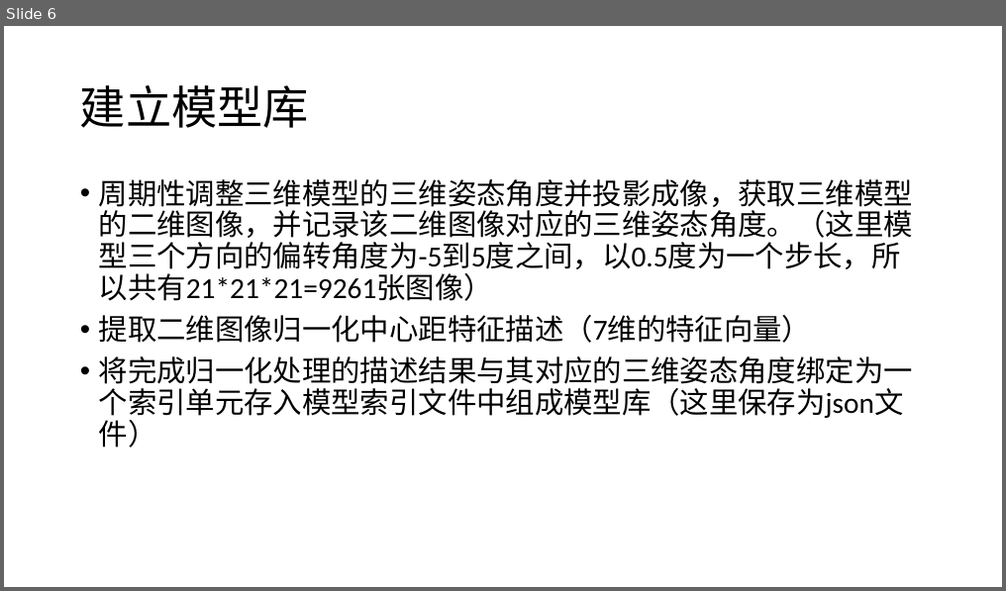
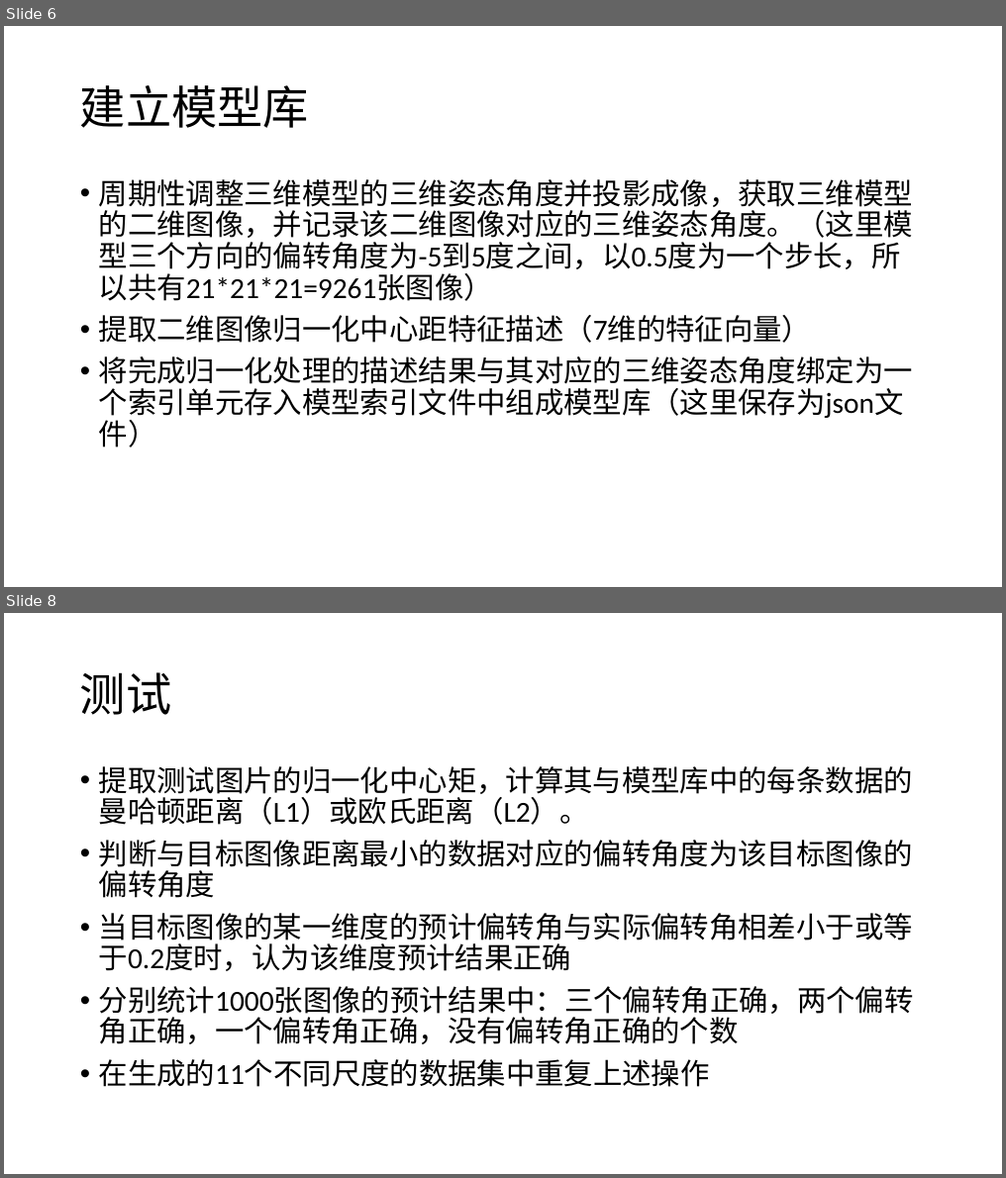
Before and after one commit to cszfz/opencv_test, a slide deck: file/归一化中心矩.pptx. Shown one above the other, each under a label of ours: slide 6 before the commit, slides 6 and 8 after it; the slides between them are not shown. The pictures are 1006x591 and 1006x1178 pixels, drawn with LibreOffice and Linux fonts; fonts in the diff are those of the drawing. Boxes give left, top, right and bottom in pixels: in the first picture for what was removed or moved away, otherwise in the second. Text is boxed around its words. In the diff, an @@ line names an element or a change of style, - is before the commit and + after.

```diff
--- a/file/归一化中心矩.pptx
+++ b/file/归一化中心矩.pptx
@@ slide 8 added at [4,613,1002,1174], background #FFFFFF @@
@@ title added at [80,672,171,715], 44 pt, text #000000 @@
+测试
@@ text added at [99,766,914,1087], 28 pt, text #000000 @@
+• 提取测试图片的归一化中心矩，计算其与模型库中的每条数据的曼哈顿距离（L1）或欧氏距离（L2）。
+• 判断与目标图像距离最小的数据对应的偏转角度为该目标图像的偏转角度
+• 当目标图像的某一维度的预计偏转角与实际偏转角相差小于或等于0.2度时，认为该维度预计结果正确
+• 分别统计1000张图像的预计结果中：三个偏转角正确，两个偏转角正确，一个偏转角正确，没有偏转角正确的个数
+• 在生成的11个不同尺度的数据集中重复上述操作
```
Also in this commit, not shown: 2 slides changed, 2 other slides added, 2 other files.
